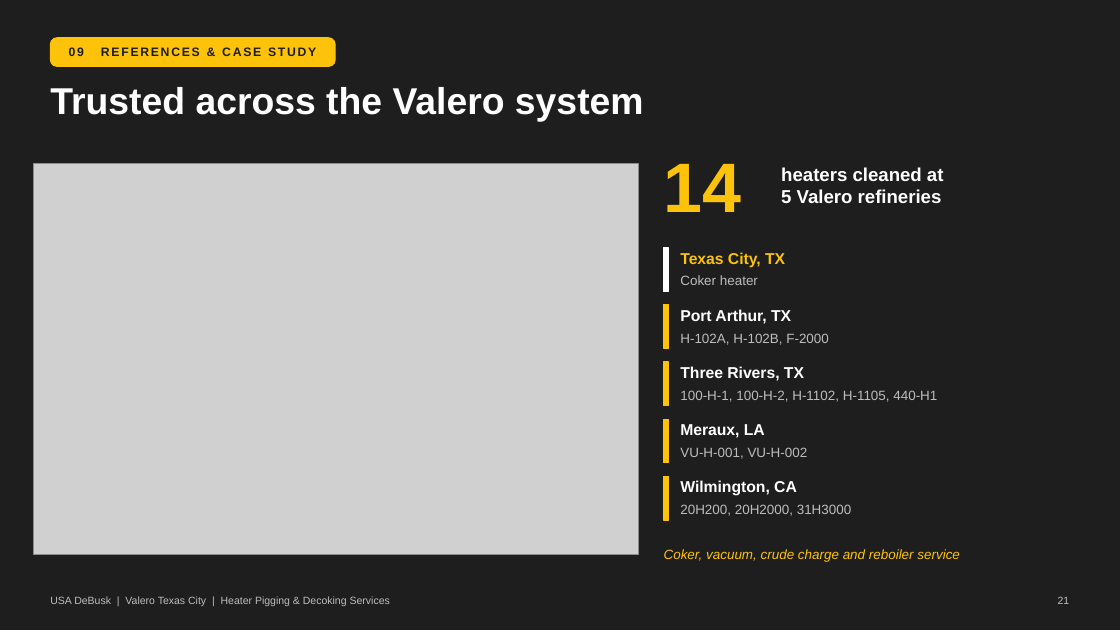
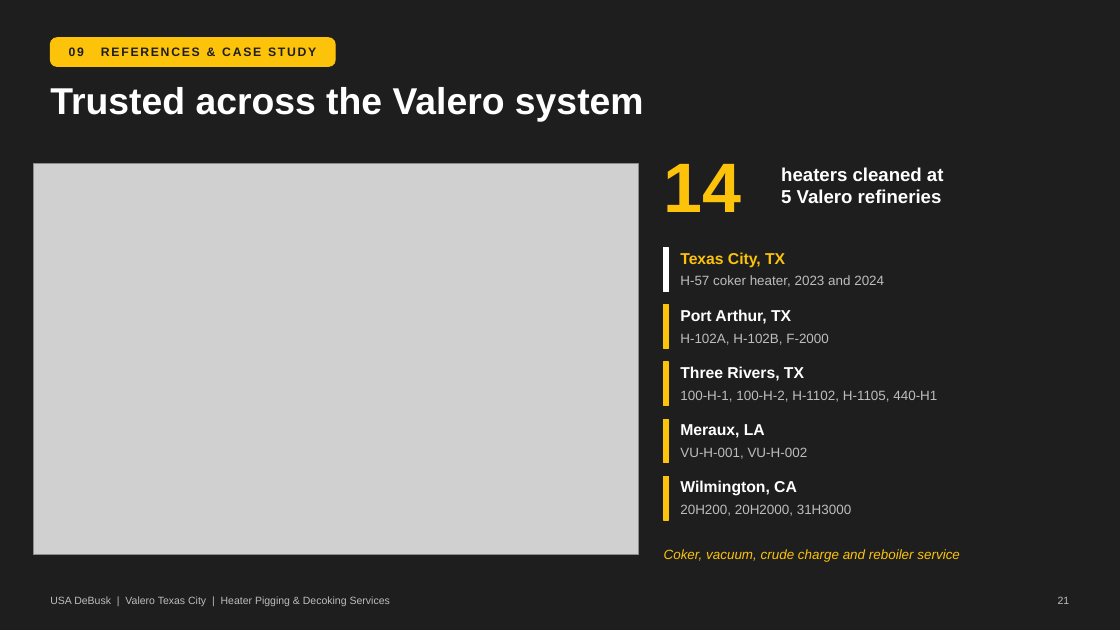
Before and after one commit to TheSkinz/obsidian-work, a slide deck: slide 21 of 02-facilities/Valero/Texas-City-TX/pigging-capabilities-presentation/Valero_TXC_Pigging_Capabilities.pptx. Drawn at 1120x630 pixels with LibreOffice and Linux fonts; fonts in the diff are those of the drawing; grey boxes stand for pictures. Boxes give left, top, right and bottom in pixels: in the first picture for what was removed or moved away, otherwise in the second. Text is boxed around its words. In the diff, an @@ line names an element or a change of style, - is before the commit and + after.

```diff
--- a/02-facilities/Valero/Texas-City-TX/pigging-capabilities-presentation/Valero_TXC_Pigging_Capabilities.pptx
+++ b/02-facilities/Valero/Texas-City-TX/pigging-capabilities-presentation/Valero_TXC_Pigging_Capabilities.pptx
@@ text at box(680, 275, 884, 287): text changed @@
-Coker heater
+H-57 coker heater, 2023 and 2024
```
Also in this commit, not shown: 1 other slide changed, 4 other files.
